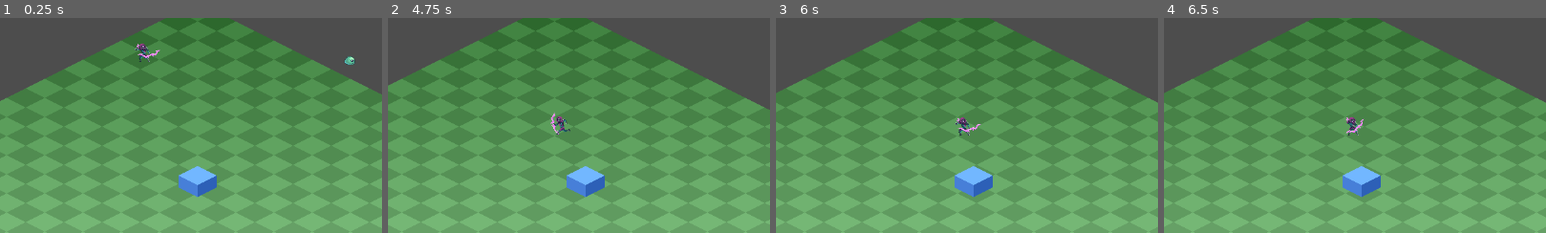
Above: before the commit, frames 1-4 (left to right).
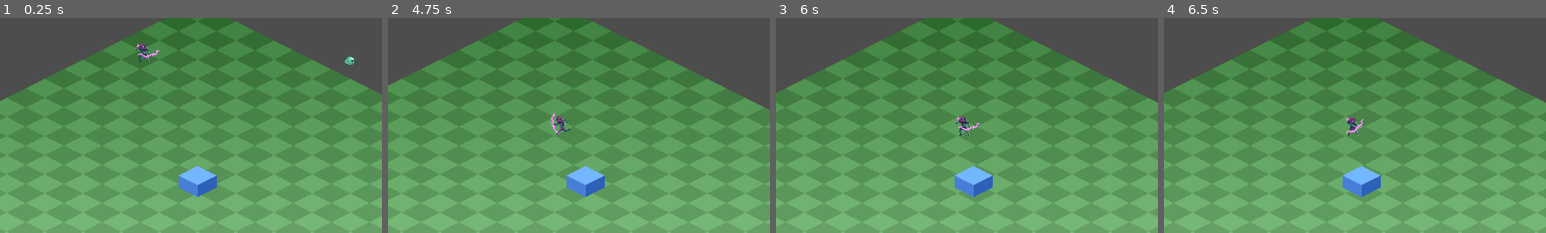
Above: after the commit, the same moments.

Repository: NoeRoberties/Odomat
Game: Godot game, scene res://Scenes/Maps/World.tscn
Two runs of this game, one before a commit and one after it. Both use one fixed random seed, a clock stepped at 60 frames per second and the inputs below.
Inputs (mouse positions are % of the whole screen's width and height, from its top left):
- Up to frame 1 (0.25 s): no input
- Up to frame 2 (4.75 s): tap Enter at 0.5 s; move the mouse to (71, 19) at 0.52 s; hold D (move_right) 0.53-1.28 s; hold Space (interact_npc) 0.53-1.28 s; click (71, 19) at 0.67 s; move the mouse to (30, 55) at 1.27 s; hold S (move_down) 1.28-2.03 s; tap Space (interact_npc) at 1.35, 2.85, 4.35 s; move the mouse to (60, 28) at 2.02 s; hold D (move_right) 2.03-2.78 s; hold Space (interact_npc) 2.03-2.78 s; move the mouse to (45, 70) at 2.77 s; hold W (move_up) 2.78-3.53 s; click (45, 70) at 2.92 s; move the mouse to (80, 65) at 3.52 s; hold Space (interact_npc) 3.53-4.28 s; hold A (move_left) from 3.53 s (still down); tap Escape (escape_inventory) at 4.15 s; move the mouse to (20, 35) at 4.27 s
- Up to frame 3 (6 s): tap E (open_inventory) at 4.9 s; move the mouse to (55, 50) at 5.02 s; release A (move_left) at 5.03 s; hold S (move_down) 5.03-5.75 s; hold Space (interact_npc) 5.03-5.75 s; click (55, 50) at 5.17 s; click "✕" at 5.75 s
- Up to frame 4 (6.5 s): no input
The pictures show only the part of the screen within x 24-74%, y 10-60%; the shares and areas given below are measured in that part.

Frames 1-2 are identical in both runs. In frame 3, 0.2% of the frame differs, in the area x 46-54%, y 45-55%; in frame 4, nothing differs.

Commit message:
[UPT] Make player instantiate the EquipmentMenu instead of putting it directly in the Player scene

Diff:
--- a/godot-project/odomat/Scenes/Player/Player.tscn
+++ b/godot-project/odomat/Scenes/Player/Player.tscn
@@ -1,7 +1,6 @@
 [gd_scene format=3 uid="uid://brnw2i2klx3j6"]
 
 [ext_resource type="Script" uid="uid://dr1o5ln1mumox" path="res://Scripts/Player/player.gd" id="1_rpqav"]
-[ext_resource type="PackedScene" uid="uid://iqasfoyj0nyo" path="res://Scenes/UI/EquipmentMenu/EquipmentMenu.tscn" id="2_kyqiw"]
 
 [sub_resource type="RectangleShape2D" id="RectangleShape2D_rpqav"]
 size = Vector2(63, 52)
@@ -42,7 +41,5 @@
 position = Vector2(0, -10)
 shape = SubResource("RectangleShape2D_kyqiw")
 
-[node name="EquipmentMenu" parent="." unique_id=181712624 instance=ExtResource("2_kyqiw")]
-
 [connection signal="body_entered" from="Hitbox" to="." method="_on_hitbox_body_entered"]
 [connection signal="body_exited" from="Hitbox" to="." method="_on_hitbox_body_exited"]
--- a/godot-project/odomat/Scripts/Player/player.gd
+++ b/godot-project/odomat/Scripts/Player/player.gd
@@ -14,6 +14,7 @@
 }
 
 const SwooshScript := preload("res://Scripts/Player/swoosh.gd")
+const EquipmentMenuScene: PackedScene = preload("res://Scenes/UI/EquipmentMenu/EquipmentMenu.tscn")
 
 var _cooldown_remaining: float = 0.0
 var _npc_to_interact: NPC = null
@@ -49,6 +50,8 @@
 	if event.is_action_pressed("interact_npc") and _npc_to_interact != null:
 		_npc_to_interact._launch_dialogue()
 
+	if event.is_action_pressed("open_inventory"):
+		add_child(EquipmentMenuScene.instantiate())
 
 
 func _do_attack() -> void:
--- a/godot-project/odomat/Scripts/UI/EquipmentMenu/equipment_menu.gd
+++ b/godot-project/odomat/Scripts/UI/EquipmentMenu/equipment_menu.gd
@@ -1,6 +1,4 @@
 extends CanvasLayer
-
-var _is_open := false
 
 # ── @onready ──────────────────────────────────────────────────────────────────
 @onready var _overlay : ColorRect       = $Overlay
@@ -16,6 +14,10 @@
 
 
 func _ready() -> void:
+	GameState.current_state = GameState.GameState.MENU
+	_overlay.visible  = true
+	_center.visible   = true
+	_popup.visible    = false
 	_slot_controls.clear()
 
 	# Récupère tous les slots depuis les rows paramétrables.
@@ -39,45 +41,16 @@
 
 
 func _input(event: InputEvent) -> void:
-	if not (event is InputEventKey and event.pressed and not event.echo):
-		return
-	if event.is_action_pressed("open_inventory"):
-		_toggle()
-		get_viewport().set_input_as_handled()
-	elif _is_open and event.is_action_pressed("escape_inventory"):
+	if event.is_action_pressed("escape_inventory"):
 		if _popup.visible:
-			_close_popup()   # Retour au diagramme corporel
+			_close_popup()
 		else:
-			_close()         # Ferme tout
+			_close()
 		get_viewport().set_input_as_handled()
 
-
-# ── Visibilité principale ─────────────────────────────────────────────────────
-
-func _toggle() -> void:
-	if _is_open:
-		_close()
-	else:
-		_open()
-
-
-func _open() -> void:
-	get_tree().paused = true
-	_is_open          = true
-	_overlay.visible  = true
-	_center.visible   = true
-	_popup.visible    = false
-
-
 func _close() -> void:
-	get_tree().paused = false
-	_is_open          = false
-	_overlay.visible  = false
-	_center.visible   = false
-	_popup.visible    = false
-
-
-# ── Popup de slot ─────────────────────────────────────────────────────────────
+	GameState.current_state = GameState.GameState.PLAYING
+	queue_free()
 
 func _open_slot_popup(slot_key: String) -> void:
 	_center.visible = false
